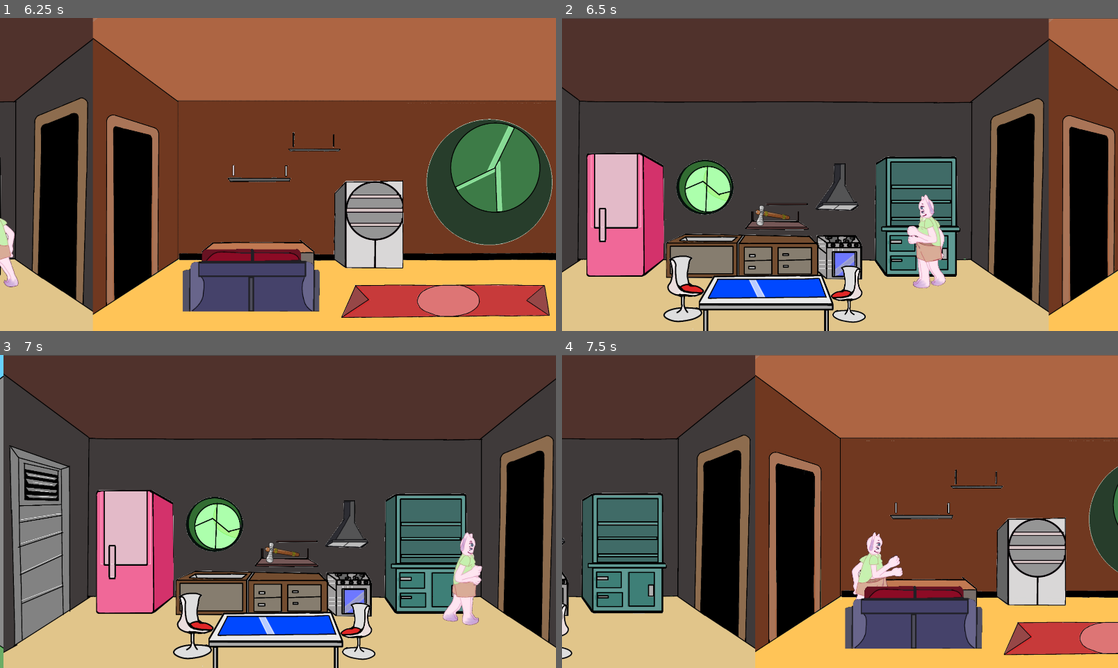
Above: before the commit, frames 1-4 (two rows, left to right).
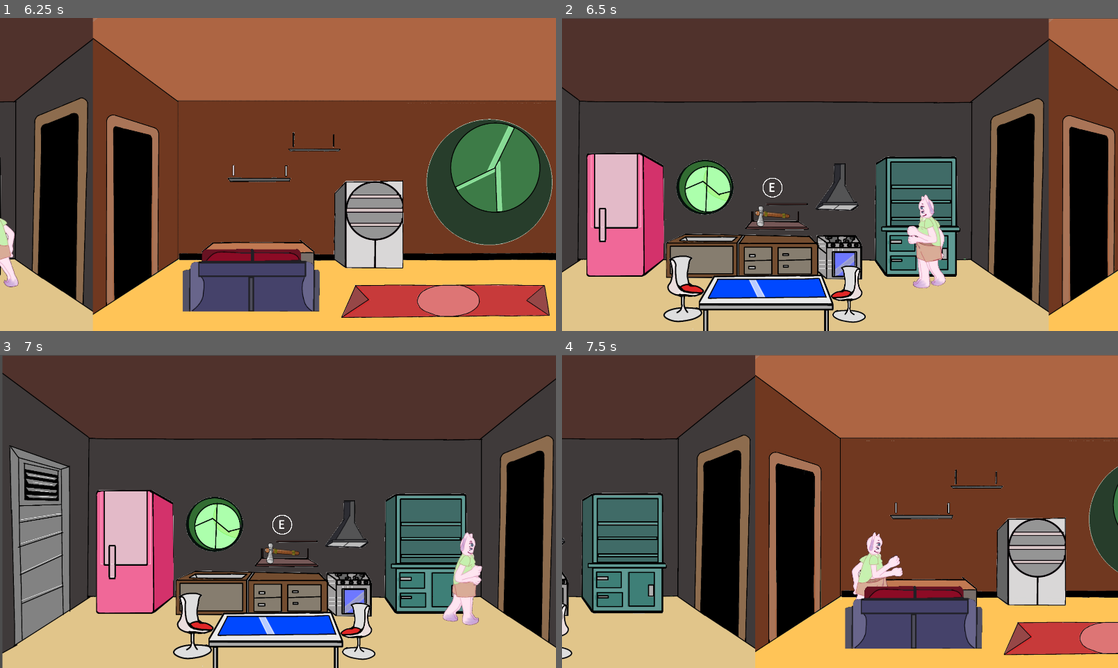
Above: after the commit, the same moments.

Repository: devklebinho/morte-ao-invasor
Game: Godot game, scene res://Scenes/main_menu.tscn
Same seed, same stepped clock (60 frames per second), same inputs: the game is played once before the commit and once after it.
Inputs:
- Up to frame 1 (6.25 s): click "Começar" at 0.5 s; hold Right (right) 1.28-2.03 s; hold E (Interact) 1.28-2.03 s; hold A (left) 2.03-2.78 s; tap E (Interact) at 2.1, 3.6, 5.1 s; hold E (Interact) 2.78-3.53 s; hold Right (right) 2.78-4.28 s; hold E (Interact) 4.28-5.03 s; hold A (left) from 4.28 s (still down); hold E (Interact) from 5.78 s (still down)
- Up to frame 2 (6.5 s): keep holding A (left); keep holding E (Interact)
- Up to frame 3 (7 s): release A (left) at 6.53 s; release E (Interact) at 6.53 s; hold Right (right) from 6.53 s (still down); tap E (Interact) at 6.6 s
- Up to frame 4 (7.5 s): keep holding Right (right); hold E (Interact) from 7.28 s (still down)

Frame 1 is identical in both runs. In frame 2, 0.1% of the frame differs, in the area x 34-41%, y 51-67%; in frame 3, 0.8%, in the area x 0-54%, y 0-100%; in frame 4, nothing differs.

Commit message:
adding new sprites and delete trash

Diff:
--- a/Prefabs/Martelo.tscn
+++ b/Prefabs/Martelo.tscn
@@ -2,17 +2,34 @@
 
 [ext_resource type="Texture2D" uid="uid://ctru0h4l0d5tb" path="res://Arts/Props/martelo.png" id="1_ujkf8"]
 [ext_resource type="Script" uid="uid://db17tp32fr7xh" path="res://Scripts/Game/Interactable.gd" id="2_0dvby"]
+[ext_resource type="Texture2D" uid="uid://bqvkfjp8tme5y" path="res://Arts/UI/circulo.png" id="3_3u3uq"]
 
 [sub_resource type="RectangleShape2D" id="RectangleShape2D_kvujk"]
-size = Vector2(95, 111)
+size = Vector2(123, 79)
 
 [node name="Martelo" type="Area2D" unique_id=577488546]
 script = ExtResource("2_0dvby")
 
 [node name="CollisionShape2D" type="CollisionShape2D" parent="." unique_id=576037204]
-position = Vector2(0.5, 0.5)
+position = Vector2(14.5, -7.5)
 shape = SubResource("RectangleShape2D_kvujk")
 debug_color = Color(1, 0.28742558, 0.32831258, 0.41960785)
 
 [node name="Sprite2D" type="Sprite2D" parent="." unique_id=916218110]
+rotation = -0.96847594
 texture = ExtResource("1_ujkf8")
+
+[node name="Label" type="Label" parent="." unique_id=2081010428]
+offset_left = -14.0
+offset_top = -144.0
+offset_right = 26.0
+offset_bottom = -67.0
+theme_override_font_sizes/font_size = 42
+text = "E"
+horizontal_alignment = 1
+vertical_alignment = 1
+
+[node name="Circulo" type="Sprite2D" parent="Label" unique_id=2065969729]
+position = Vector2(23, 40)
+scale = Vector2(0.3, 0.3)
+texture = ExtResource("3_3u3uq")
--- a/Scenes/gameplay.tscn
+++ b/Scenes/gameplay.tscn
@@ -52,14 +52,13 @@
 position = Vector2(305, 780)
 
 [node name="Quintal" parent="." unique_id=1600706536 instance=ExtResource("6_1qnfl")]
-position = Vector2(-3832, -3)
+position = Vector2(-3845, -1)
 
 [node name="ROutsideSP" type="Marker2D" parent="Quintal" unique_id=1522533888]
 position = Vector2(1564, 780)
 
 [node name="Martelo" parent="." unique_id=577488546 instance=ExtResource("7_1qnfl")]
 position = Vector2(-958.00006, 687)
-rotation = -0.8870562
 
 [node name="Player" parent="." unique_id=901089597 instance=ExtResource("4_kwrm5")]
 position = Vector2(364, 780)
Binary file added: Arts/Sprites/Personagens.jpeg
Not shown, added: Arts/Sprites/Personagens.jpeg.import
Binary file added: Arts/UI/circulo.png
Not shown, added: Arts/UI/circulo.png.import
Not shown, removed: Audio/Clement Panchout _ The Sicko Gecko.wav.import
Not shown, removed: Audio/falling-in-reverse-joseph-epitaph-records-youtube_zEgPKeDv.mp3.import
Not shown, changed: Audio/Clement Panchout _ The Sicko Gecko.wav
Not shown, removed: Audio/falling-in-reverse-joseph-epitaph-records-youtube_zEgPKeDv.mp3
Not shown, added: README.md
